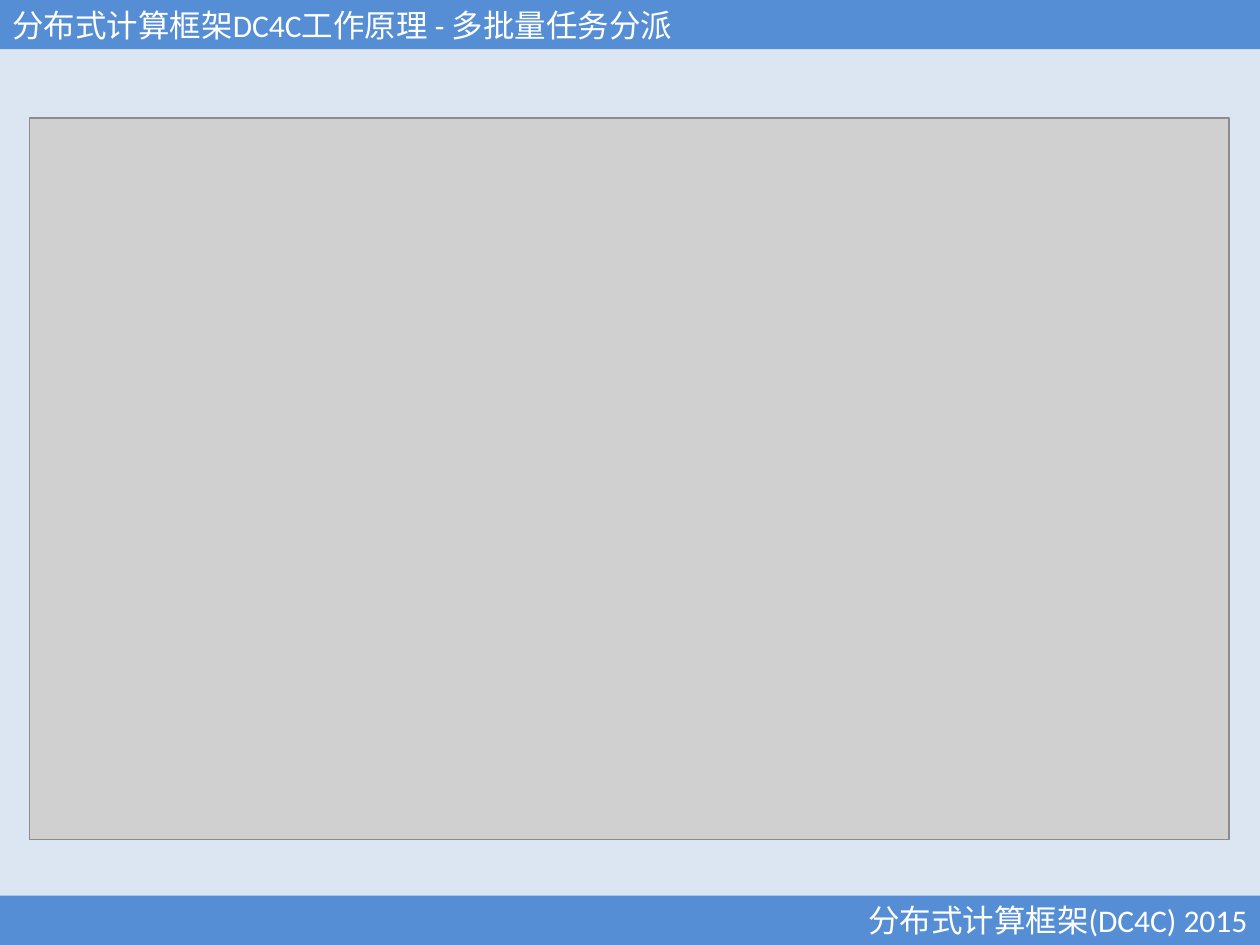
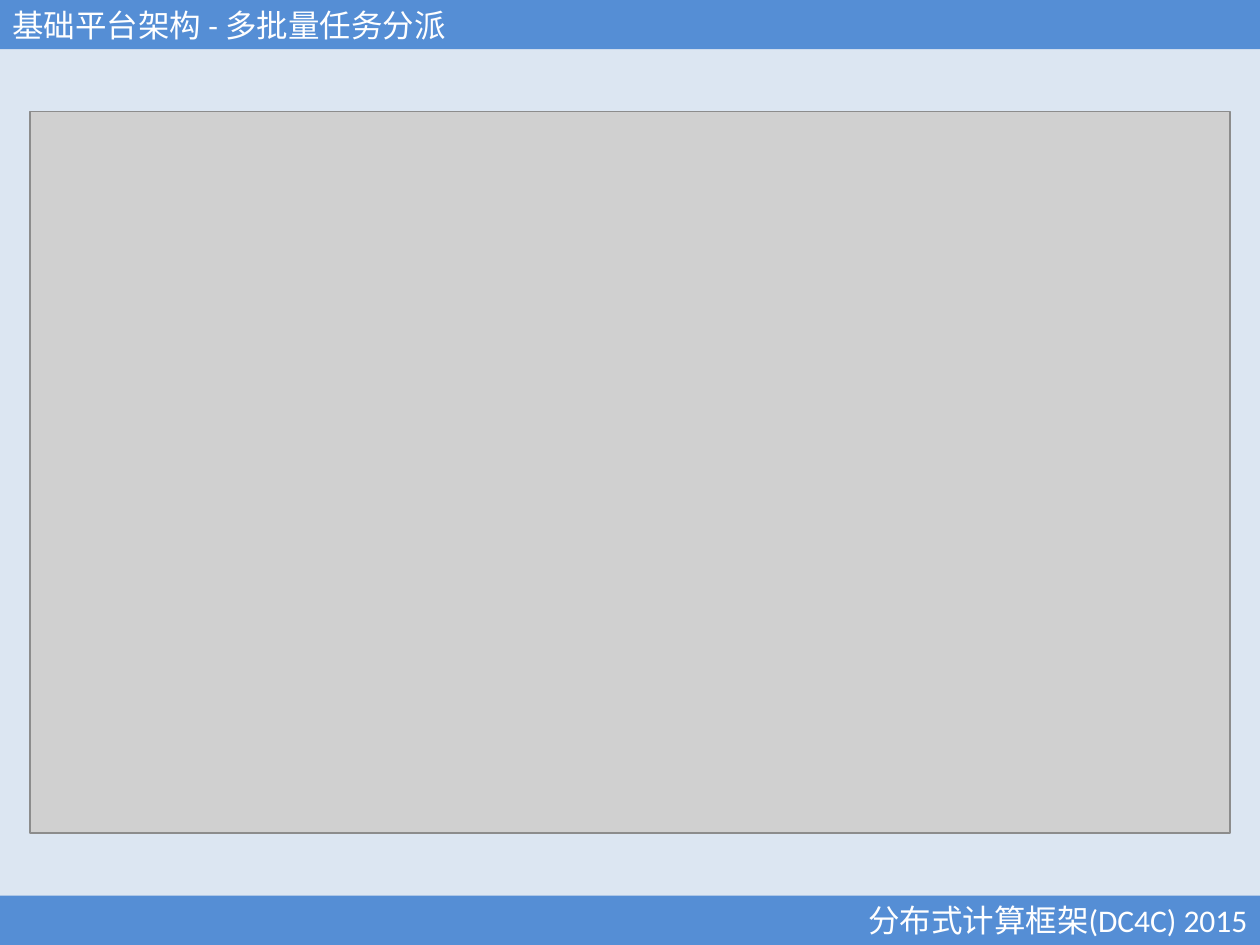
Before and after one commit to xubingyue/dc4c, a slide deck: slide 13 of doc/DC4C.ppt. Drawn at 1260x945 pixels with LibreOffice and Linux fonts; fonts in the diff are those of the drawing; grey boxes stand for pictures. Boxes give left, top, right and bottom in pixels: in the first picture for what was removed or moved away, otherwise in the second. Text is boxed around its words. In the diff, an @@ line names an element or a change of style, - is before the commit and + after.

```diff
--- a/doc/DC4C.ppt
+++ b/doc/DC4C.ppt
@@ text in rectangle at (12, 10, 445, 40): text changed @@
-分布式计算框架DC4C工作原理 - 多批量任务分派
+基础平台架构 - 多批量任务分派
@@ picture: place and size @@
-picture at (29, 118, 1228, 839)
+picture at (30, 112, 1230, 834)
```
Also in this commit, not shown: 13 other slides changed, 4 slides added, 41 other files.
